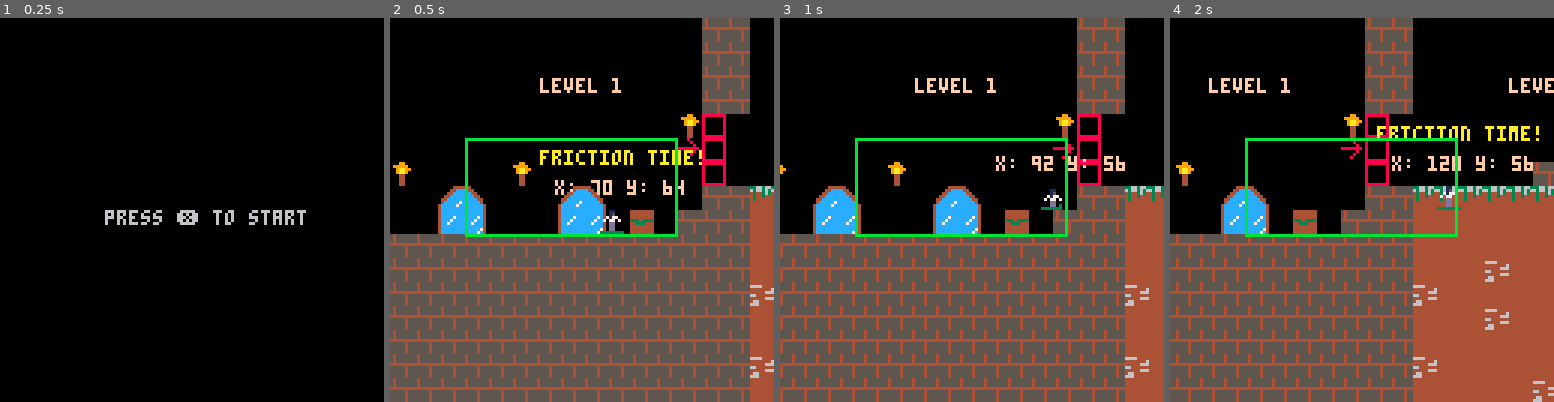
Above: before the commit, frames 1-4 (left to right).
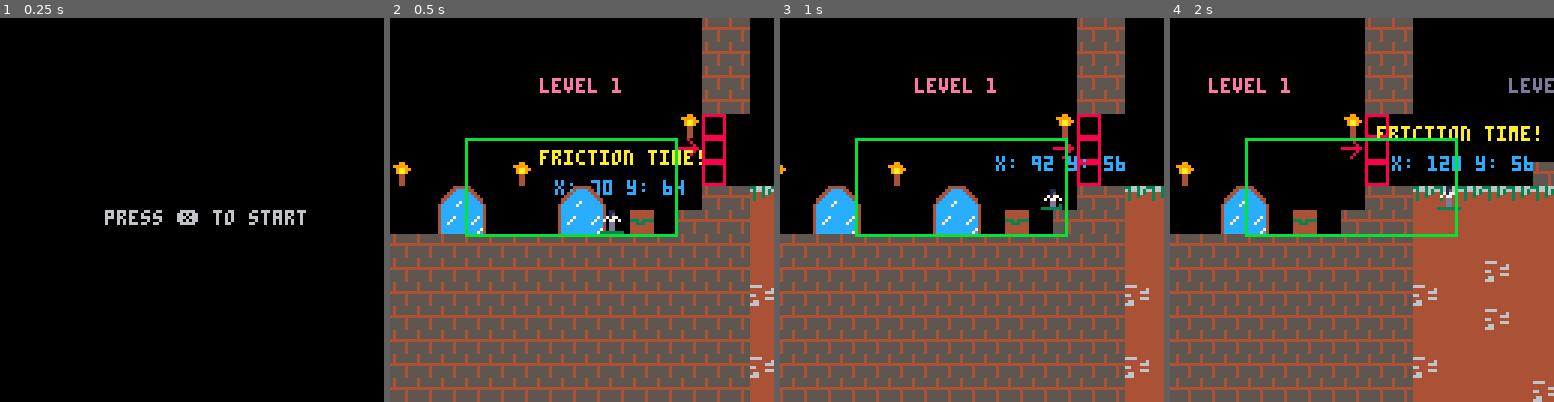
Above: after the commit, the same moments.

Repository: FrederikHR/GDB
Game: PICO-8 cartridge lift.p8
The game is run twice, just before and just after one commit, with the same random seed, the same clock (stepped at 60 frames per second) and the same inputs.
Inputs:
- Up to frame 1 (0.25 s): no input
- Up to frame 2 (0.5 s): tap X (X key) at 0.33 s
- Up to frame 3 (1 s): tap O (Z key) at 0.7 s
- Up to frame 4 (2 s): tap X (X key) at 1.07, 1.85 s; hold Right from 1.6 s (still down); tap O (Z key) at 1.7 s

Frame 1 is identical in both runs. In frame 2, 0.7% of the frame differs, in the area x 39-77%, y 15-47%; in frame 3, 0.7%; in frame 4, 1.0%, in the area x 10-100%, y 15-40%.

Commit message:
change room both left and right

Diff:
--- a/lift.p8
+++ b/lift.p8
@@ -28,6 +28,7 @@
 -->8
 --game loop
 
+changing_room = false
 
 panims={
 	idlev={fr=15,18,19},
@@ -51,8 +52,7 @@
 
 function game_init()
 
-	c_change_room_right = cocreate(change_room_right)
-	c_change_room_left = cocreate(change_room_left)
+	c_change_room = cocreate(change_room)
 
 	play_sound(sounds.start) -- start up sound
 	_update=game_update
@@ -72,22 +72,15 @@
 end
 
 function game_update()
-	if c_change_room_right and costatus(c_change_room_right)!="dead" then
-		if collide_map(p, "right", 7) then
-			coresume(c_change_room_right)
+
+	if c_change_room and costatus(c_change_room)!="dead" then
+		if collide_map(p, "right", 7) or collide_map(p, "left", 7) then
+			coresume(c_change_room)
 		end
-	else
-		c_change_room_right = nil
-	end
-
-	if c_change_room_left and costatus(c_change_room_left)!="dead" then
-		if collide_map(p, "left", 7) then
-			coresume(c_change_room_left)
+		if costatus(c_change_room)=="dead" then
+			c_change_room = cocreate(change_room)
 		end
-	else
-		c_change_room_left = nil
-	end
-
+	end
 
 	--if (btnp(🅾️)) gameover_init() --game over
 	update_player()
@@ -97,9 +90,9 @@
 function game_draw()
 	cls()
 
-	print("level 1",50,20, 15)
-	print("level 2",150,20, 15)
-
+	print("level 1",50,20, 14)
+	print("level 2",150,20, 13)
+	print("level 3",500,70, 12)
 
 	camera(cx,cy)
 	map(0, 0)
@@ -135,6 +128,7 @@
 	p.flp=false
 	p.vine=true
 	p.anims=panims
+	p.dir = ""
 
 	p.friction_time = false
 	p.timer = time()
@@ -145,8 +139,10 @@
 end
 
 function update_player()
-	move_player()
-	animate(p)
+	if (not changing_room) then
+		move_player()
+		animate(p)
+	end
 end
 
 function draw_player()
@@ -520,46 +518,36 @@
 	end
 end
 
-function change_room_right()
-
-	local dx = p.dx
-	local dy = p.dy
-	local l_gravity = gravity
-
+function change_room()
+	changing_room = true
+
+	local current_gravity = gravity
+
+	if not p.flp then
 		scroll_speed = 3
-		for i=0, 30 do -- for 30 frames
-			cx += scroll_speed+1
-			box.x += scroll_speed+1
-			p.dx = 0
-			p.dy = 0
-			gravity = 0
-			yield()
-		end
-		p.x += 20
-		p.dx = dx
-		p.dy = dy
-		gravity = l_gravity
-end
-
-function change_room_left()
-	local dx = p.dx
-	local dy = p.dy
-	local l_gravity = gravity
-
-		scroll_speed = 3
-		for i=0, 30 do
-			cx -= scroll_speed
-			box.x -= scroll_speed
-			p.dx = 0
-			p.dy = 0
-			gravity = 0
-			yield()
-		end
-		p.x -= 20
-		p.dx = dx
-		p.dy = dy
-		gravity = l_gravity
-end
+		player_push = 20
+	else
+		scroll_speed = -3
+		player_push = -20
+	end
+
+
+	for i=0, 30 do -- for 30 frames
+
+		cx += scroll_speed
+		box.x += scroll_speed
+		gravity = 0
+		yield()
+	end
+	p.x += player_push
+
+	p.dx=0
+	p.dy=0
+	changing_room = false
+	gravity = current_gravity
+
+end
+
 __gfx__
 00000000000110000001100000011000000110000001100000011000000000000000000000000000000000000000000000000000000000000000000000000000
 00000000000150000001500000015000000150000001500000015000000000000000000000000000000000000000000000000000000000000000000000000000
@@ -705,11 +693,11 @@
 4040404040404040404040404040404949494949494949494949494949484948000000000000004646000000000000000000000000000000000000000040000000000000000000000000000000000000000000000000000000000000000000000000000000000000000000000000000000000000000000000000000000000000
 4040404040404040404040404040404949494849494849494949494849494949000000000000000046460000000000000000000000000000000000000040000000000000000000000000000000000000000000000000000000000000000000000000000000000000000000000000000000000000000000000000000000000000
 4040404040404040404040404040404849494949494949494949494949484949000000000000000000464600000000000000000000000000000000000040000000000000000000000000000000000000000000000000000000000000000000000000000000000000000000000000000000000000000000000000000000000000
-4040404040404040404040404040404949494849494949494849494949494949000000000000000000004646000000000000000000000000000000000040000000000000000000000000000000000000000000000000000000000000000000000000000000000000000000000000000000000000000000000000000000000000
-4040404040404040404040404040404949494949494949494949494948494949000000000000000000000000460000000000000000000000000000000000000000000000000000000000000000000000000000000000000000000000000000000000000000000000000000000000000000000000000000000000000000000000
-40404040404040404040404040404048494949494949494949494949494949490000000000000000000000000000464a0000000000000000000000000000000000000000000000000000000000000000000000000000000000000000000000000000000000000000000000000000000000000000000000000000000000000000
-4040404040404040404040404040404949494949484949494949494949494949000000000000000000000000004600000000000000004646464646464746000000000000000000000000000000000000000000000000000000000000000000000000000000000000000000000000000000000000000000000000000000000000
-4040404040404040404040404040404949494949494949484949494949494949000000000000000000000000460000000000000000004849484949480000000000000000000000000000000000000000000000000000000000000000000000000000000000000000000000000000000000000000000000000000000000000000
+4040404040404040404040404040404949494849494949494849494949494949000000000000000000004646000000000000444500000000000044450040000000000000000000000000000000000000000000000000000000000000000000000000000000000000000000000000000000000000000000000000000000000000
+404040404040404040404040404040494949494949494949494949494849494900000000000000000000000046000000000054550000000000005455004c000000000000000000000000000000000000000000000000000000000000000000000000000000000000000000000000000000000000000000000000000000000000
+40404040404040404040404040404048494949494949494949494949494949490000000000000000000000000000464a000000000000000000000000004c000000000000000000000000000000000000000000000000000000000000000000000000000000000000000000000000000000000000000000000000000000000000
+4040404040404040404040404040404949494949484949494949494949494949000000000000000000000000004600000000000000004646464646464746474747474600464646464600000000000000000000000000000000000000000000000000000000000000000000000000000000000000000000000000000000000000
+4040404040404040404040404040404949494949494949484949494949494949000000000000000000000000460000000000000000004849484949480000000000004646460000000000000000000000000000000000000000000000000000000000000000000000000000000000000000000000000000000000000000000000
 0000000000000000000000000000000000000000000000000000000000000000000000000000000000000046000000000000000000000000000000000000000000000000000000000000000000000000000000000000000000000000000000000000000000000000000000000000000000000000000000000000000000000000
 0000000000000000000000000000000000000000000000000000000000000000000000464646464646464600000000000000000000000000000000000000000000000000000000000000000000000000000000000000000000000000000000000000000000000000000000000000000000000000000000000000000000000000
 0000000000000000000000000000000000000000000000000000000046464646464646460000000000000000000000000000000000000000000000000000000000000000000000000000000000000000000000000000000000000000000000000000000000000000000000000000000000000000000000000000000000000000
